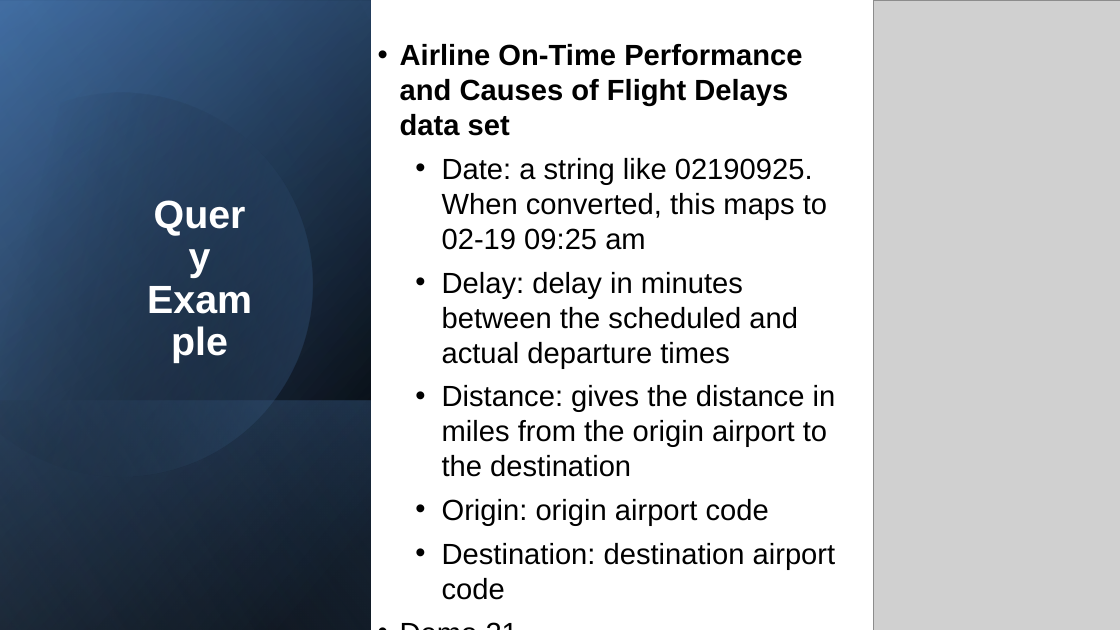
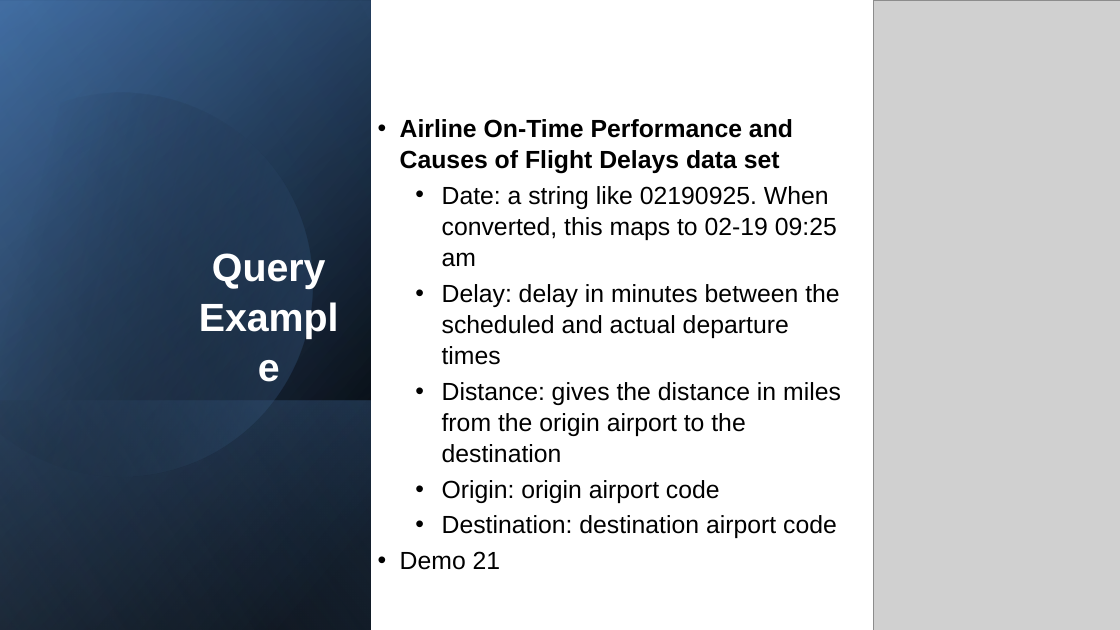
Before and after one commit to zhangyu027/UCI_Hadoop_Apache_Airflow, a slide deck: slide 11 of 02_Slides/M6_SparkSQL.pptx. Drawn at 1120x630 pixels with LibreOffice and Linux fonts; fonts in the diff are those of the drawing; grey boxes stand for pictures. Boxes give left, top, right and bottom in pixels: in the first picture for what was removed or moved away, otherwise in the second. Text is boxed around its words. In the diff, an @@ line names an element or a change of style, - is before the commit and + after.

```diff
--- a/02_Slides/M6_SparkSQL.pptx
+++ b/02_Slides/M6_SparkSQL.pptx
@@ title "Query Example" moved from (x1=0, y1=59, x2=263, y2=370) to (x1=212, y1=253, x2=326, y2=289) @@
@@ title "Query Example" at (x1=212, y1=253, x2=326, y2=289): line spacing 0.9 to 1.05; more space between paragraphs; vertical alignment bottom to middle @@
@@ text "Airline On-Time Performance and Causes ..." at (x1=400, y1=119, x2=841, y2=570): size 20 to 17 pt; line spacing 1 to 1.05; more space between paragraphs; less space between paragraphs @@
```
Also in this commit, not shown: 25 other slides changed, 3 other files.
